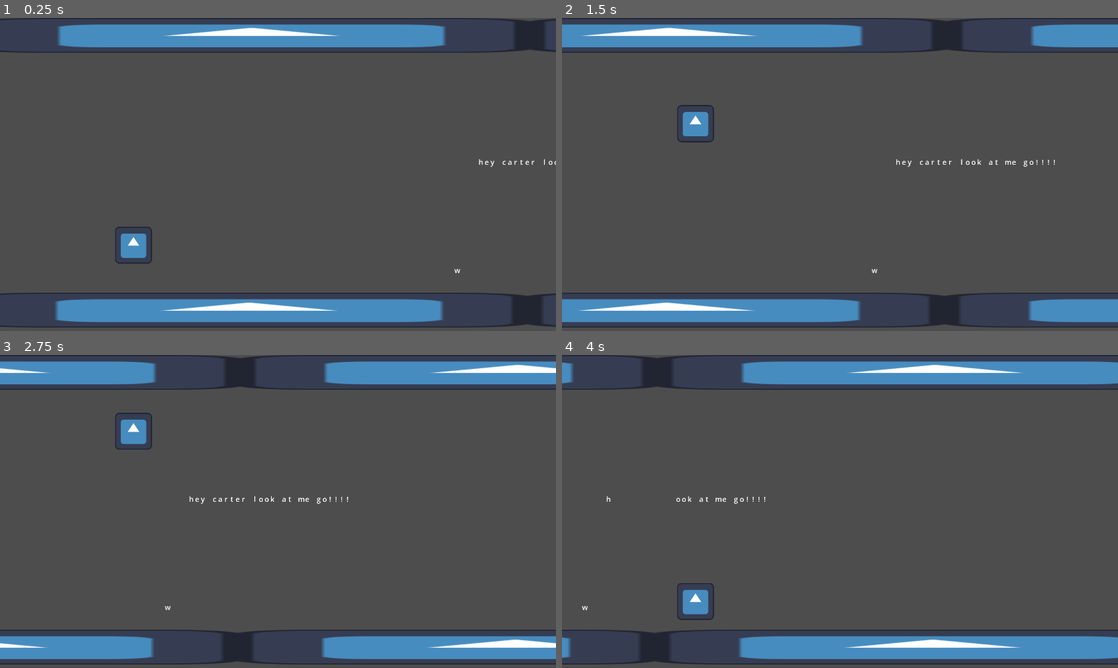
Above: before the commit, frames 1-4 (two rows, left to right).
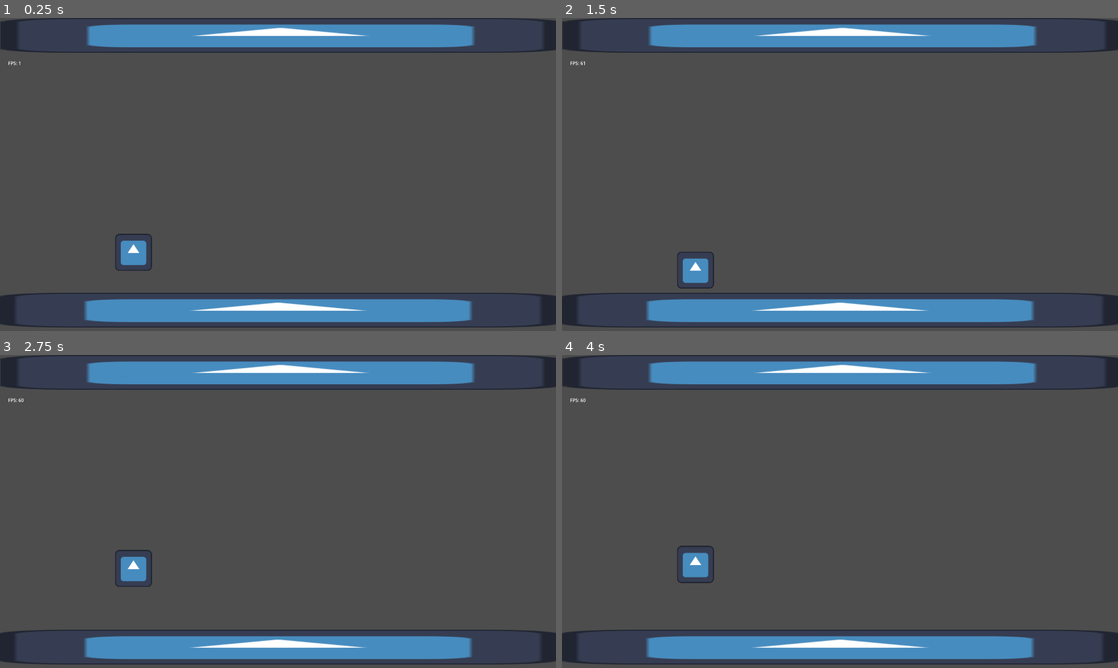
Above: after the commit, the same moments.

Repository: emrysshevek/run-on-sentence
Game: Godot game, scene res://scenes/game/game.tscn
Same seed, same stepped clock (60 frames per second), same inputs: the game is played once before the commit and once after it. The engine's default icon, where the game draws it, is replaced by a stand-in: a white triangle on a blue panel in a dark square.
Inputs:
- Up to frame 1 (0.25 s): no input
- Up to frame 2 (1.5 s): tap Space (primary_action) at 0.6, 1.35 s
- Up to frame 3 (2.75 s): tap Space (primary_action) at 2.1 s
- Up to frame 4 (4 s): tap Space (primary_action) at 2.85, 3.6 s

The runs differ from the first frame. In frame 1, 4.9% of the frame differs, in the area x 0-100%, y 0-99%; in frame 2, 13%; in frame 3, 12%; in frame 4, 9.0%.
Error after the commit: Parse Error: Class "Settings" hides a global script class. (res://components/globals/global/settings.gd:1)

Commit message:
added text stuff, trying to figure out fps

Diff:
--- a/components/Globals/Global/global.tscn
+++ b/components/Globals/Global/global.tscn
@@ -1,11 +1,11 @@
 [gd_scene load_steps=4 format=3 uid="uid://bty35bavaxqfe"]
 
-[ext_resource type="Script" path="res://components/Globals/Global/global.gd" id="1_7tghd"]
-[ext_resource type="Script" path="res://components/Globals/Global/settings.gd" id="2_ydlnc"]
+[ext_resource type="Script" path="res://components/globals/global/global.gd" id="1_7tghd"]
+[ext_resource type="Script" path="res://components/globals/global/settings.gd" id="2_ydlnc"]
 
 [sub_resource type="Resource" id="Resource_02a0v"]
 script = ExtResource("2_ydlnc")
-speed = 400.0
+speed = 600.0
 font_size = 25
 
 [node name="Global" type="Node"]
--- a/components/Globals/Global/settings.tres
+++ b/components/Globals/Global/settings.tres
@@ -1,6 +1,6 @@
-[gd_resource type="Resource" load_steps=2 format=3 uid="uid://dsro4xtvfmxyn"]
+[gd_resource type="Resource" script_class="Settings" load_steps=2 format=3 uid="uid://dsro4xtvfmxyn"]
 
-[ext_resource type="Script" path="res://components/Globals/Global/settings.gd" id="1_3y2vt"]
+[ext_resource type="Script" path="res://components/globals/global/settings.gd" id="1_3y2vt"]
 
 [resource]
 script = ExtResource("1_3y2vt")
--- a/components/Globals/Input/InputManager.tscn
+++ b/components/Globals/Input/InputManager.tscn
@@ -1,6 +1,6 @@
 [gd_scene load_steps=2 format=3 uid="uid://dg3bqqitsf0ia"]
 
-[ext_resource type="Script" path="res://components/Globals/Input/input_manager.gd" id="1_lo4lx"]
+[ext_resource type="Script" path="res://components/globals/input/input_manager.gd" id="1_lo4lx"]
 
 [node name="InputManager" type="Node"]
 process_mode = 3
--- a/components/Globals/Input/input_manager.gd
+++ b/components/Globals/Input/input_manager.gd
@@ -11,6 +11,10 @@
 
 # Called every frame. 'delta' is the elapsed time since the previous frame.
 func _physics_process(_delta: float) -> void:
+	_buffer_actions()
+
+
+func _buffer_actions() -> void:
 	current_actions = {}
 
 	for action in InputMap.get_actions():
--- /dev/null
+++ b/components/Globals/file/file_loader.gd
@@ -0,0 +1,5 @@
+class_name FileLoader
+
+func load(path: String) -> String:
+	var file = FileAccess.open(path, FileAccess.READ)
+	return file.get_as_text()
--- a/components/physics/gravity/gravity_component.gd
+++ b/components/physics/gravity/gravity_component.gd
@@ -6,5 +6,9 @@
 
 # Called every frame. 'delta' is the elapsed time since the previous frame.
 func _physics_process(delta: float) -> void:
+	_apply_gravity_to_body(delta)
+
+
+func _apply_gravity_to_body(delta) -> void:
 	var gravity = body.get_gravity().y * gravity_scale
 	body.velocity.y = move_toward(body.velocity.y, max_fall_speed * sign(gravity), abs(gravity) * delta)
--- a/components/physics/movement/jump/jump.gd
+++ b/components/physics/movement/jump/jump.gd
@@ -1,17 +1,20 @@
 class_name JumpComponent extends MovementComponent
 
-@export var jump_velocity: float = -400
+@export var jump_velocity: float = -700
 
 
 func _physics_update(delta: float) -> void:
+	_update_jump_gravity()
+
+
+func _update_jump_gravity() -> void:
 	if body.is_on_floor():
 		can_activate = true
+		gravity_component.gravity_scale = 1.5
 	else:
-		can_activate = true
+		can_activate = false
 		if body.velocity.y >= 0:
-			gravity_component.gravity_scale = 1.5
-	is_active = false
+			gravity_component.gravity_scale = 2
 
 func _activate(_delta: float, type: InputManager.InputType) -> void:
 	body.velocity.y = jump_velocity
-	is_active = true
--- a/components/physics/physics_component.gd
+++ b/components/physics/physics_component.gd
@@ -4,7 +4,7 @@
 
 # Called when the node enters the scene tree for the first time.
 func _ready() -> void:
-	if owner == null or not is_instance_valid(owner) or not owner.is_node_ready():
-		await owner
+	#if owner == null or not is_instance_valid(owner) or not owner.is_node_ready():
+		#await owner.ready
 
 	body = owner
--- a/components/spawner/text_spawner.gd
+++ b/components/spawner/text_spawner.gd
@@ -1,46 +1,67 @@
 class_name TextSpawner extends Node2D
+
+signal spawned_letter(which_letter: Letter)
+signal finished()
+signal started()
+signal stopped()
 
 @export var text: String = "default"
 @export var spawn_parent: Node2D
 @export var autostart: bool = true
-@export var max_spawns: int = 256
+@export var max_spawns: int = 100
 
 var total_spawns: int = 0
 var is_spawning: bool = false
-var last_spawn: GameObject
+var last_spawn: Letter
 var text_idx: int = 0
+
+@onready var player: Runner = get_tree().get_first_node_in_group("runner")
 
 # Called when the node enters the scene tree for the first time.
 func _ready() -> void:
+	if spawn_parent == null:
+		spawn_parent = self
+
 	is_spawning = false
+	text = FileLoader.new().load("res://assets/simple_sabotage.txt")
 	if autostart:
 		start()
 
 func _physics_process(delta: float) -> void:
-	if text_idx == len(text) or total_spawns >= max_spawns:
+	if player != null:
+		global_position.y = player.global_position.y
+
+	if text_idx >= len(text) or len(spawn_parent.get_children()) >= max_spawns:
 		return
 
-	var letter = preload("res://entities/objects/letter/letter.tscn").instantiate()
+	spawn_letter()
+
+func spawn_letter() -> void:
+	var letter: Letter = preload("res://entities/objects/letter/letter.tscn").instantiate()
 
 	letter.value = text[text_idx]
-	text_idx += 1
 
-	if spawn_parent == null:
-		get_parent().add_child(letter)
-	else:
-		spawn_parent.add_child(letter)
+	spawn_parent.add_child(letter)
 
 	if last_spawn:
-		letter.global_position = last_spawn.global_position + Vector2(20, 0)
+		letter.global_position.x = last_spawn.global_position.x + 50
+		letter.global_position.y = global_position.y
 	else:
 		letter.global_position = global_position
 	last_spawn = letter
+
+	spawned_letter.emit(letter)
+	text_idx += 1
+	if text_idx >= len(text):
+		finished.emit()
 
 
 
 func start() -> void:
 	is_spawning = true
+	started.emit()
 
 
 func stop() -> void:
 	is_spawning = false
+	stopped.emit()
--- a/entities/objects/game_object.gd
+++ b/entities/objects/game_object.gd
@@ -8,5 +8,6 @@
 
 
 func _on_visible_on_screen_notifier_2d_screen_exited() -> void:
+	print("offscreen")
 	destroyed.emit()
 	queue_free()
--- a/entities/objects/letter/letter.gd
+++ b/entities/objects/letter/letter.gd
@@ -7,6 +7,8 @@
 @onready var shape: CircleShape2D = $CollisionShape2D.shape
 @onready var label: Label = $Label
 @onready var screen_notifier: VisibleOnScreenNotifier2D = $VisibleOnScreenNotifier2D
+
+var size: Vector2
 
 # Called when the node enters the scene tree for the first time.
 func _ready() -> void:
@@ -19,8 +21,10 @@
 
 
 func _resize() -> void:
-	shape.radius = label.size.x
-	screen_notifier.rect = Rect2(label.size.x / 2, label.size.y / 2, label.size.x, label.size.y)
+	size = label.size
+	print(value, ": ", size)
+	shape.radius = size.x / 2
+	screen_notifier.rect = Rect2(size.x / 2, size.y / 2, size.x, size.y)
 
 
 func _on_body_entered(body: Node2D) -> void:
--- a/entities/objects/letter/letter.tscn
+++ b/entities/objects/letter/letter.tscn
@@ -1,11 +1,12 @@
 [gd_scene load_steps=4 format=3 uid="uid://hr5lunkbnksl"]
 
 [ext_resource type="Script" path="res://entities/objects/letter/letter.gd" id="1_v3gle"]
-[ext_resource type="Theme" uid="uid://dvgucdgybqt77" path="res://components/Globals/Global/game_text_theme.tres" id="2_8whod"]
+[ext_resource type="Theme" uid="uid://dvgucdgybqt77" path="res://components/globals/global/game_text_theme.tres" id="2_8whod"]
 
 [sub_resource type="CircleShape2D" id="CircleShape2D_3e262"]
 
 [node name="Letter" type="Area2D"]
+physics_interpolation_mode = 1
 collision_layer = 4
 collision_mask = 2
 script = ExtResource("1_v3gle")
@@ -15,20 +16,17 @@
 shape = SubResource("CircleShape2D_3e262")
 
 [node name="Label" type="Label" parent="."]
-anchors_preset = 8
-anchor_left = 0.5
-anchor_top = 0.5
-anchor_right = 0.5
-anchor_bottom = 0.5
-offset_left = -7.0
-offset_top = -11.0
-offset_right = 7.0
-offset_bottom = 12.0
+anchors_preset = 15
+anchor_right = 1.0
+anchor_bottom = 1.0
 grow_horizontal = 2
 grow_vertical = 2
 size_flags_horizontal = 4
 theme = ExtResource("2_8whod")
-theme_override_font_sizes/font_size = 25
+theme_override_colors/font_outline_color = Color(0, 0, 0, 1)
+theme_override_constants/outline_size = 20
+theme_override_font_sizes/font_size = 75
+text = "pgJKM"
 horizontal_alignment = 1
 vertical_alignment = 1
 justification_flags = 0
@@ -37,3 +35,5 @@
 rect = Rect2(-9.955, -10, 20, 20)
 
 [connection signal="body_entered" from="." to="." method="_on_body_entered"]
+[connection signal="screen_entered" from="VisibleOnScreenNotifier2D" to="." method="_on_visible_on_screen_notifier_2d_screen_entered"]
+[connection signal="screen_exited" from="VisibleOnScreenNotifier2D" to="." method="_on_visible_on_screen_notifier_2d_screen_exited"]
--- a/entities/runner/runner.tscn
+++ b/entities/runner/runner.tscn
@@ -11,11 +11,11 @@
 [sub_resource type="RectangleShape2D" id="RectangleShape2D_w8c62"]
 size = Vector2(127, 128)
 
-[node name="Runner" type="CharacterBody2D" node_paths=PackedStringArray("move_component")]
+[node name="Runner" type="CharacterBody2D" node_paths=PackedStringArray("move_component") groups=["runner"]]
 collision_layer = 2
 collision_mask = 5
 script = ExtResource("1_e43v1")
-move_component = NodePath("MoveComponents/Flip")
+move_component = NodePath("MoveComponents/Jump")
 
 [node name="Sprite2D" type="Sprite2D" parent="."]
 texture = ExtResource("2_ln6ik")
--- a/project.godot
+++ b/project.godot
@@ -13,18 +13,29 @@
 config/name="Run On Sentence"
 run/main_scene="res://scenes/game/game.tscn"
 config/features=PackedStringArray("4.3", "GL Compatibility")
+boot_splash/show_image=false
 config/icon="res://icon.svg"
 
 [autoload]
 
-InputManager="*res://components/Globals/Input/InputManager.tscn"
-Global="*res://components/Globals/Global/global.tscn"
+InputManager="*res://components/globals/input/InputManager.tscn"
+Global="*res://components/globals/global/global.tscn"
+
+[debug]
+
+settings/stdout/print_fps=true
+settings/stdout/print_gpu_profile=true
+settings/stdout/verbose_stdout=true
 
 [display]
 
 window/size/viewport_width=1920
 window/size/viewport_height=1080
 window/stretch/mode="viewport"
+
+[global_group]
+
+runner=""
 
 [input]
 
--- a/scenes/game/game.gd
+++ b/scenes/game/game.gd
@@ -1,6 +1,9 @@
 extends Node2D
 
-
-func _physics_process(delta: float) -> void:
+func _process(delta: float) -> void:
+	$CanvasLayer/Label.text = "FPS: " + str(Engine.get_frames_per_second())
+	_move_game_objects(delta)
+#
+func _move_game_objects(delta: float) -> void:
 	for object: Node2D in $Objects.get_children():
 		object.position.x -= Global.settings.speed * delta
--- a/scenes/game/game.tscn
+++ b/scenes/game/game.tscn
@@ -1,10 +1,9 @@
-[gd_scene load_steps=8 format=3 uid="uid://2ydv2at4wr5f"]
+[gd_scene load_steps=7 format=3 uid="uid://2ydv2at4wr5f"]
 
 [ext_resource type="Texture2D" uid="uid://cytttfx3sky7h" path="res://icon.svg" id="1_572bb"]
 [ext_resource type="Script" path="res://scenes/game/game.gd" id="1_vt0x2"]
 [ext_resource type="Script" path="res://components/environment/background/background.gd" id="2_k2cab"]
 [ext_resource type="PackedScene" uid="uid://cryyyli0fj2de" path="res://entities/runner/runner.tscn" id="2_xnrhb"]
-[ext_resource type="PackedScene" uid="uid://hr5lunkbnksl" path="res://entities/objects/letter/letter.tscn" id="4_11ru7"]
 [ext_resource type="PackedScene" uid="uid://c5gyosbvs6v3h" path="res://components/spawner/text_spawner.tscn" id="6_mk78k"]
 
 [sub_resource type="RectangleShape2D" id="RectangleShape2D_brh35"]
@@ -47,14 +46,19 @@
 
 [node name="Objects" type="Node2D" parent="."]
 
-[node name="Letter" parent="Objects" instance=ExtResource("4_11ru7")]
-position = Vector2(1679, 870)
-value = "w"
-
 [node name="Runner" parent="." instance=ExtResource("2_xnrhb")]
 position = Vector2(461, 759)
 
 [node name="TextSpawner" parent="." node_paths=PackedStringArray("spawn_parent") instance=ExtResource("6_mk78k")]
-position = Vector2(1754, 497)
+position = Vector2(2085, 318)
 text = "hey carter look at me go!!!!"
 spawn_parent = NodePath("../Objects")
+
+[node name="CanvasLayer" type="CanvasLayer" parent="."]
+
+[node name="Label" type="Label" parent="CanvasLayer"]
+offset_left = 28.0
+offset_top = 144.0
+offset_right = 474.0
+offset_bottom = 394.0
+text = "FPS: "
Not shown, added: assets/simple_sabotage.txt
